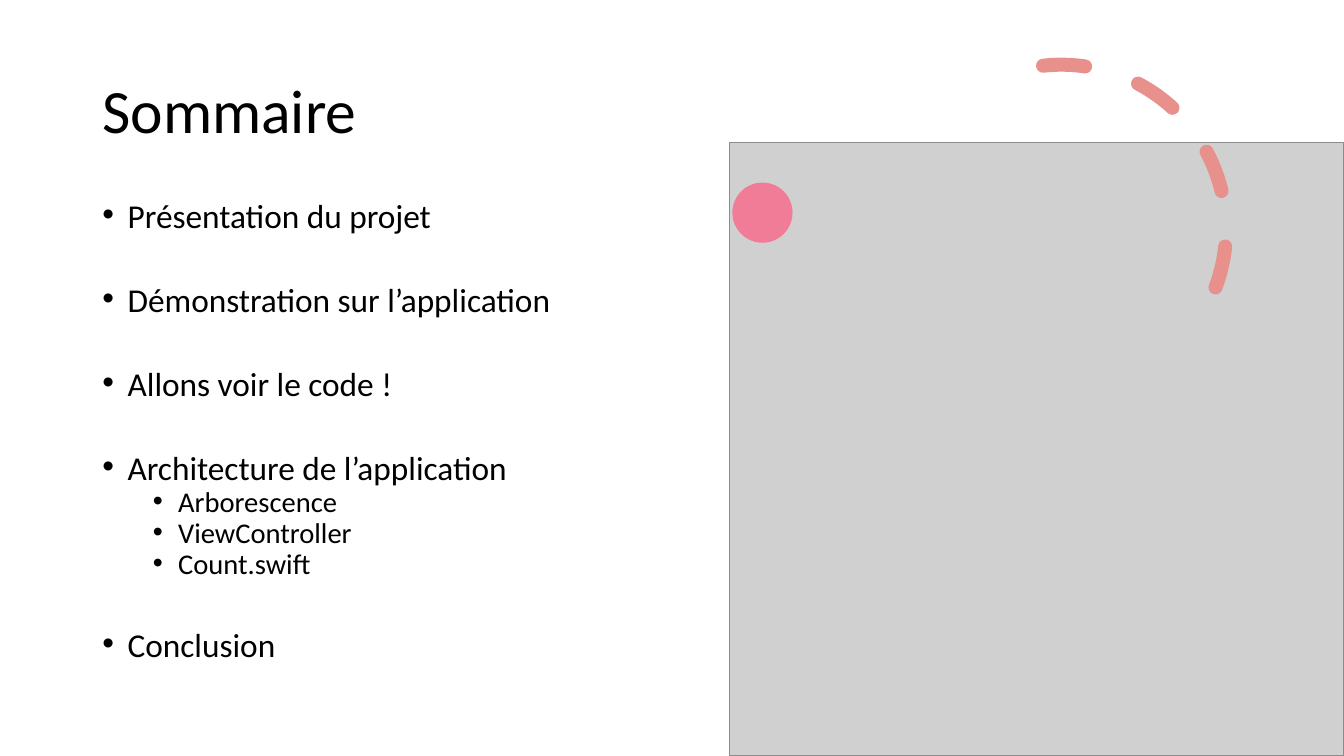
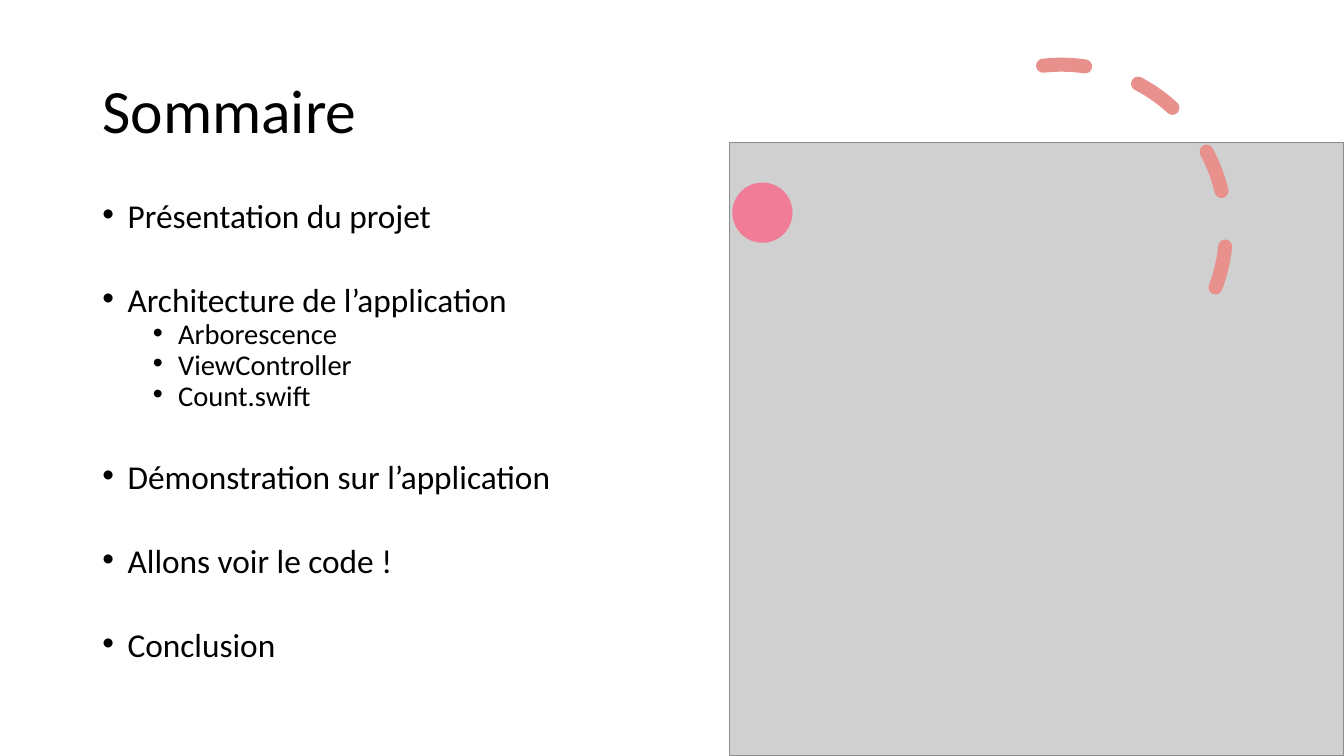
Before and after one commit to MickaeliOS/OpenClassrooms-P5-CountOnMe, a slide deck: slide 2 of Horn_Mickael_2_presentation_022122.pptx. Drawn at 1344x756 pixels with LibreOffice and Linux fonts; fonts in the diff are those of the drawing; grey boxes stand for pictures. Boxes give left, top, right and bottom in pixels: in the first picture for what was removed or moved away, otherwise in the second. Text is boxed around its words. In the diff, an @@ line names an element or a change of style, - is before the commit and + after.

Commit message:
new commit

```diff
--- a/Horn_Mickael_2_presentation_022122.pptx
+++ b/Horn_Mickael_2_presentation_022122.pptx
@@ text at (128, 288, 550, 397): paragraphs removed @@
-• Démonstration sur l’application
-• Allons voir le code !
@@ text at (128, 465, 550, 574): paragraphs added @@
+• Démonstration sur l’application
+• Allons voir le code !
```
Also in this commit, not shown: 1 other slide changed, 1 slide added.
